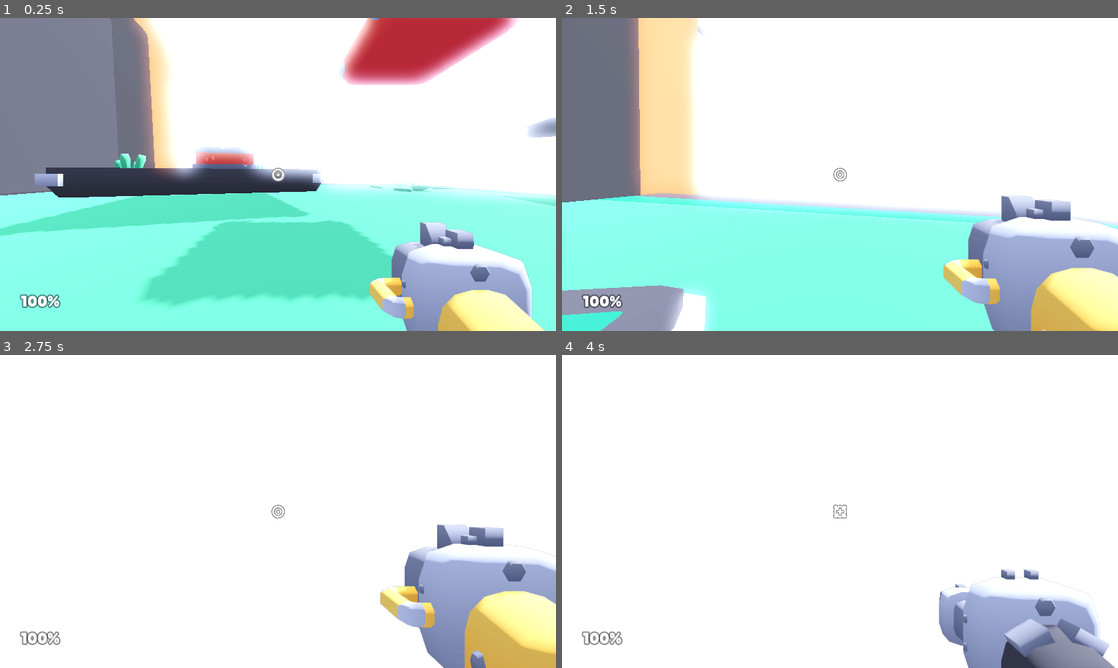
Above: before the commit, frames 1-4 (two rows, left to right).
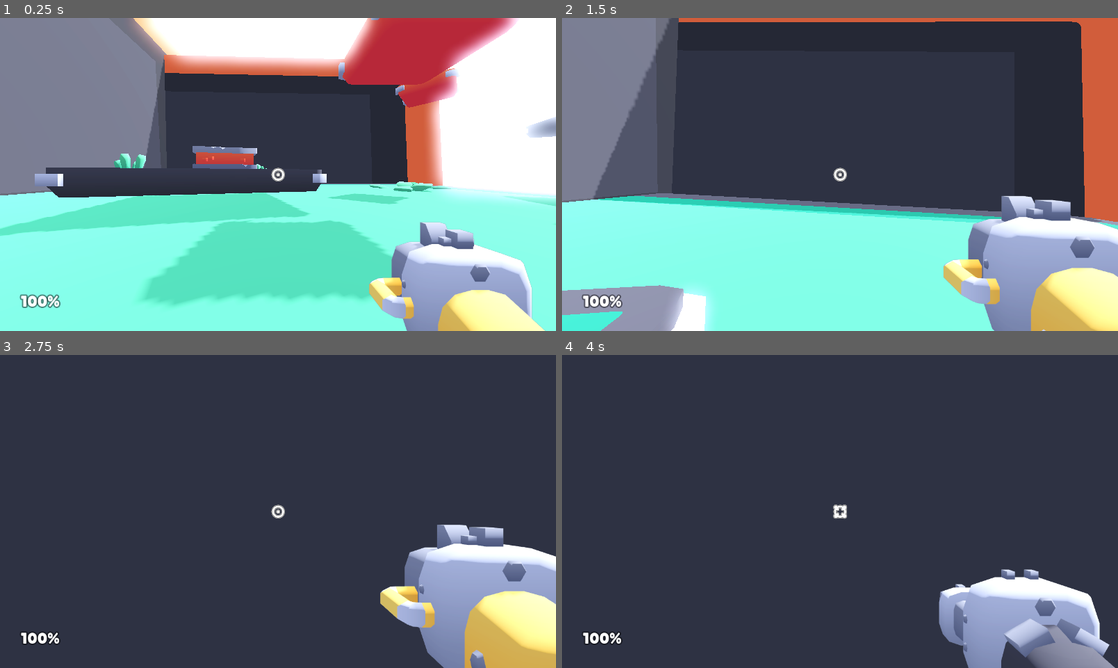
Above: after the commit, the same moments.

Repository: Qazzquimby/FPS
Game: Godot game, scene res://scenes/main.tscn
Same seed, same stepped clock (60 frames per second), same inputs: the game is played once before the commit and once after it.
Inputs (mouse positions are in pixels of both pictures, inside the frame that each line leads up to):
- Up to frame 1 (0.25 s): no input
- Up to frame 2 (1.5 s): move the mouse to (867, 174) at 0.52 s; hold W (move_forward) from 0.53 s (still down); tap F (F) at 0.6 s; tap Space (jump) at 0.77 s; move the mouse to (812, 174) at 1.27 s; tap Ctrl (control) at 1.35 s
- Up to frame 3 (2.75 s): keep holding W (move_forward); tap Space (jump) at 1.52 s; move the mouse to (289, 505) at 2.02 s; click (289, 505) at 2.1 s
- Up to frame 4 (4 s): keep holding W (move_forward); move the mouse to (834, 517) at 2.77 s; tap E (weapon_toggle) at 2.85 s; tap Space (jump) at 3.02, 3.77 s; move the mouse to (878, 514) at 3.52 s; tap F (F) at 3.6 s

The runs differ from the first frame. In frame 1, 21% of the frame differs, in the area x 25-83%, y 3-60%; in frame 2, 55%; in frame 3, 89%; in frame 4, 92%, in the area x 0-100%, y 0-100%.

Commit message:
make enemies into targets

Diff:
--- a/objects/enemy.gd
+++ b/objects/enemy.gd
@@ -26,49 +26,15 @@
 
 	position = target_position
 
-
-# Take damage from player
-
+	if position.distance_to(player.position) < 1.5:
+		destroy()
 
 func damage(amount):
-	#Audio.play("sounds/enemy_hurt.ogg")
-
-	health -= amount
-
-	if health <= 0 and !destroyed:
-		destroy()
-
-
-# Destroy the enemy when out of health
+	destroy()
 
 
 func destroy():
-	#Audio.play("sounds/enemy_destroy.ogg")
+	Audio.play("sounds/enemy_destroy.ogg")
 
 	destroyed = true
 	queue_free()
-
-
-# Shoot when timer hits 0
-
-
-func _on_timer_timeout():
-	raycast.force_raycast_update()
-
-	if raycast.is_colliding():
-		var collider = raycast.get_collider()
-
-		if collider.has_method("damage"):  # Raycast collides with player
-			# Play muzzle flash animation(s)
-
-			muzzle_a.frame = 0
-			muzzle_a.play("default")
-			muzzle_a.rotation_degrees.z = randf_range(-45, 45)
-
-			muzzle_b.frame = 0
-			muzzle_b.play("default")
-			muzzle_b.rotation_degrees.z = randf_range(-45, 45)
-
-			#Audio.play("sounds/enemy_attack.ogg")
-
-			collider.damage(5)  # Apply damage to player
--- a/scenes/main.tscn
+++ b/scenes/main.tscn
@@ -47,7 +47,7 @@
 scale = Vector2(0.35, 0.35)
 pivot_offset = Vector2(64, 64)
 
-[node name="Health" type="Label" parent="HUD"]
+[node name="TimerLabel" type="Label" parent="HUD"]
 offset_left = 48.0
 offset_top = 627.0
 offset_right = 138.0
@@ -61,19 +61,31 @@
 [node name="Enemies" type="Node" parent="."]
 
 [node name="enemy-flying" parent="Enemies" node_paths=PackedStringArray("player") instance=ExtResource("8_7ty2f")]
-transform = Transform3D(1, 0, 0, 0, 1, 0, 0, 0, 1, 30.0244, 2.5, -6)
+transform = Transform3D(7.01204, 0, 0, 0, 2.6148, 0, 0, 0, 2.69344, 75.0426, 16.8659, 5.82425)
 player = NodePath("../../Player")
 
 [node name="enemy-flying2" parent="Enemies" node_paths=PackedStringArray("player") instance=ExtResource("8_7ty2f")]
-transform = Transform3D(-4.37114e-08, 0, 1, 0, 1, 0, -1, 0, -4.37114e-08, 28.1018, 2.5, 1.5)
+transform = Transform3D(-1.44819e-07, 0, 3.26251, -1.27581, 2.89908, -5.49165e-08, -3.05757, -1.20968, -1.31611e-07, 41.7967, 3.15391, 4.47126)
+player = NodePath("../../Player")
+
+[node name="enemy-flying7" parent="Enemies" node_paths=PackedStringArray("player") instance=ExtResource("8_7ty2f")]
+transform = Transform3D(-1.44819e-07, 0, 3.26251, -1.27581, 2.89908, -5.49165e-08, -3.05757, -1.20968, -1.31611e-07, 46.9268, -8.56606, 14.9299)
 player = NodePath("../../Player")
 
 [node name="enemy-flying3" parent="Enemies" node_paths=PackedStringArray("player") instance=ExtResource("8_7ty2f")]
-transform = Transform3D(-0.707107, 0, -0.707107, 0, 1, 0, 0.707107, 0, -0.707107, 27.0372, 3.5, 9)
+transform = Transform3D(-1.39564, 0, -1.39564, 0, 1.97373, 0, 1.39564, 0, -1.39564, 23.248, -0.369122, -0.0896416)
 player = NodePath("../../Player")
 
 [node name="enemy-flying4" parent="Enemies" node_paths=PackedStringArray("player") instance=ExtResource("8_7ty2f")]
-transform = Transform3D(0.707107, 0, -0.707107, 0, 1, 0, 0.707107, 0, 0.707107, 29.2978, 4, -7.5)
+transform = Transform3D(1.83113, 0, -1.83113, 0, 2.58961, 0, 1.83113, 0, 1.83113, 39.8255, 4, -9.16351)
+player = NodePath("../../Player")
+
+[node name="enemy-flying6" parent="Enemies" node_paths=PackedStringArray("player") instance=ExtResource("8_7ty2f")]
+transform = Transform3D(9.82978, 0, -9.82978, 0, 13.9014, 0, 9.82978, 0, 9.82978, -11.1558, -22.9074, -9.93)
+player = NodePath("../../Player")
+
+[node name="enemy-flying5" parent="Enemies" node_paths=PackedStringArray("player") instance=ExtResource("8_7ty2f")]
+transform = Transform3D(1.40405, 0, -1.40405, 0, 1.98563, 0, 1.40405, 0, 1.40405, 10.6279, 0.747293, 1.02565)
 player = NodePath("../../Player")
 
 [node name="Level" type="Node" parent="."]
@@ -83,6 +95,21 @@
 
 [node name="wall-low3" parent="Level" instance=ExtResource("5_6vel1")]
 transform = Transform3D(-1, 0, -1.19209e-07, 0, 1, 0, 1.19209e-07, 0, -1, 6.07912, 1.05, 6.59834)
+
+[node name="wall-low4" parent="Level" instance=ExtResource("5_6vel1")]
+transform = Transform3D(-0.289896, 0, -1.01169, 0, 2.19258, 0, 4.16557, 0, -0.070407, 31.4313, 2.0342, 5.14357)
+
+[node name="wall-low5" parent="Level" instance=ExtResource("5_6vel1")]
+transform = Transform3D(0.700392, 0, -0.999769, 0, 2.19258, 0, 4.11649, 0, 0.170104, 47.2924, 5.08671, 5.14357)
+
+[node name="wall-low6" parent="Level" instance=ExtResource("5_6vel1")]
+transform = Transform3D(-0.289896, 0, -1.01169, -1.47827, 2.04987, 0.0249859, 3.89444, 0.778101, -0.0658244, 59.4407, 7.99193, 5.14357)
+
+[node name="wall-low7" parent="Level" instance=ExtResource("5_6vel1")]
+transform = Transform3D(31.3443, -0.164279, 0.415215, 4.74688, -0.32184, -1.79566, 7.66996, 0.870532, -0.585509, 45.0011, 4.91223, 13.9125)
+
+[node name="wall-low8" parent="Level" instance=ExtResource("5_6vel1")]
+transform = Transform3D(18.9762, 0.34964, 0.188347, 4.18686, -0.47217, -1.15752, -3.11077, 1.49735, -0.408987, 41.2536, 6.05958, -12.2472)
 
 [node name="platform" parent="Level" instance=ExtResource("5_3s40e")]
 transform = Transform3D(1, 0, 0, 0, 1, 0, 0, 0, 1, -2.5, 0, 6.5)
@@ -97,13 +124,22 @@
 transform = Transform3D(1, 0, 0, 0, 1, 0, 0, 0, 1, -6.5, 2.5, -2.5)
 
 [node name="platform6" parent="Level" instance=ExtResource("5_3s40e")]
-transform = Transform3D(0.531202, 2.61131, 0, -9.98588, 0.13891, 0, 0, 0, 19.775, -13.118, 6.015, -1.702)
+transform = Transform3D(0.531202, 2.61131, 0, -9.98588, 0.13891, 0, 0, 0, 27.8917, -13.118, 6.015, -1.702)
+
+[node name="platform8" parent="Level" instance=ExtResource("5_3s40e")]
+transform = Transform3D(0.0200582, 0.0986029, -19.7609, -9.98588, 0.13891, -4.39093e-15, 0.530823, 2.60945, 0.746703, -1.73384, 3.6667, -21.1912)
+
+[node name="platform9" parent="Level" instance=ExtResource("5_3s40e")]
+transform = Transform3D(-0.0115974, -0.057011, 19.7703, -9.98588, 0.13891, 1.81925e-09, -0.531075, -2.61069, -0.431734, -1.54778, 4.41028, 20.6222)
 
 [node name="platform3" parent="Level" instance=ExtResource("5_3s40e")]
 transform = Transform3D(1, 0, 0, 0, 1, 0, 0, 0, 1, 2.5, 3, -3.5)
 
 [node name="platform4" parent="Level" instance=ExtResource("5_3s40e")]
-transform = Transform3D(0.707107, 0, -0.707107, 0, 1, 0, 0.707107, 0, 0.707107, 7, 1, -2)
+transform = Transform3D(0.707107, 0, -0.707107, 0, 1, 0, 0.707107, 0, 0.707107, 6.22426, 1.28468, -2.45832)
+
+[node name="platform7" parent="Level" instance=ExtResource("5_3s40e")]
+transform = Transform3D(0.707107, 0, -0.707107, 0.0413446, 0.998289, 0.0413446, 0.705897, -0.0584701, 0.705897, 6.94125, 4.50055, -8.65674)
 
 [node name="wall-high" parent="Level" instance=ExtResource("7_cabne")]
 transform = Transform3D(1, 0, 0, 0, 1, 0, 0, 0, 1, -5.5, 1.5, 4)
@@ -123,6 +159,24 @@
 [node name="platform-large-grass5" parent="Level" instance=ExtResource("7_wggef")]
 transform = Transform3D(0.866026, 0, -0.5, 0, 1, 0, 0.5, 0, 0.866026, 12, 2.5, -5)
 
+[node name="platform-large-grass8" parent="Level" instance=ExtResource("7_wggef")]
+transform = Transform3D(0.999311, 0, 0.0371324, 0, 1, 0, -0.0371324, 0, 0.999311, 40.6859, 3.76173, 3.9108)
+
+[node name="platform-large-grass9" parent="Level" instance=ExtResource("7_wggef")]
+transform = Transform3D(0.89512, -0.402814, 0.191052, 0.427478, 0.897152, -0.111268, -0.126583, 0.181269, 0.975254, 52.625, 5.79426, 3.9108)
+
+[node name="platform-large-grass11" parent="Level" instance=ExtResource("7_wggef")]
+transform = Transform3D(1.28375, -0.313634, 0.988, 0.163622, 4.04497, -3.18683, -0.121107, 2.14039, 6.16734, 46.907, -8.20719, 3.9108)
+
+[node name="platform-large-grass10" parent="Level" instance=ExtResource("7_wggef")]
+transform = Transform3D(0.863056, -0.504091, 0.0320694, 0.503743, 0.863651, 0.0187181, -0.0371324, 0, 0.999311, 66.8899, 13.0864, 3.9108)
+
+[node name="platform-large-grass6" parent="Level" instance=ExtResource("7_wggef")]
+transform = Transform3D(1.89488, 0, -0.032201, 0, 1, 0, 0.0259625, 0, 2.3502, 20.4251, -0.837851, -2.79898)
+
+[node name="platform-large-grass7" parent="Level" instance=ExtResource("7_wggef")]
+transform = Transform3D(1.01879, 0, -0.0325849, 0, 1, 0, 0.0139588, 0, 2.37822, 29.3451, 1.28212, 4.53167)
+
 [node name="platform-large-grass4" parent="Level" instance=ExtResource("7_wggef")]
 transform = Transform3D(0.965926, 0, 0.258819, 0, 1, 0, -0.258819, 0, 0.965926, 5, 0.5, 5.5)
 
